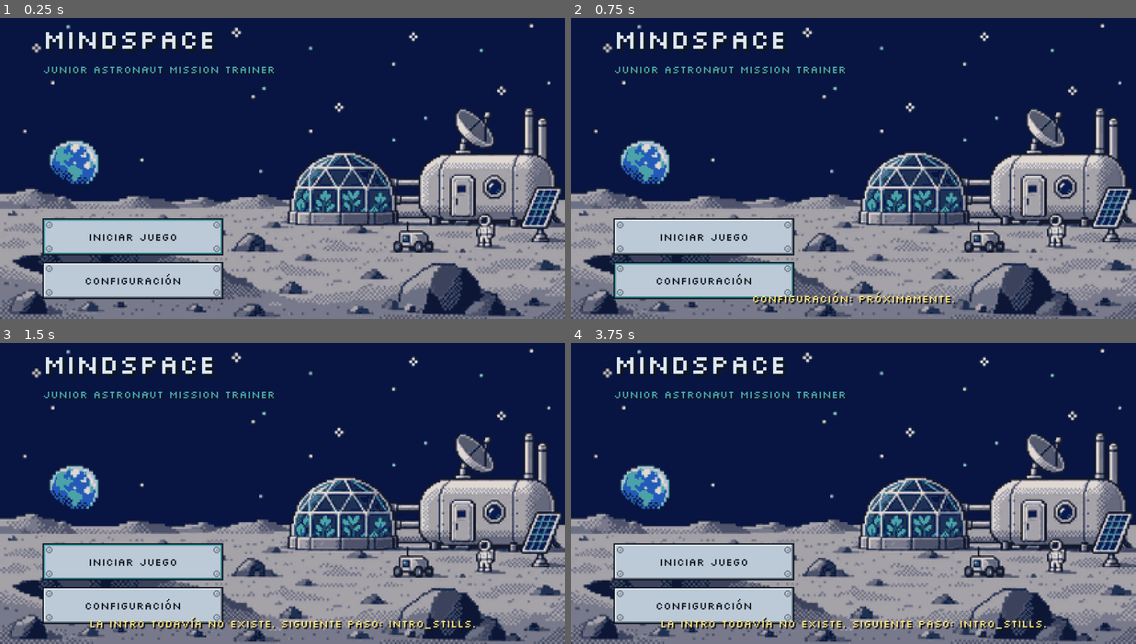
Above: before the commit, frames 1-4 (two rows, left to right).
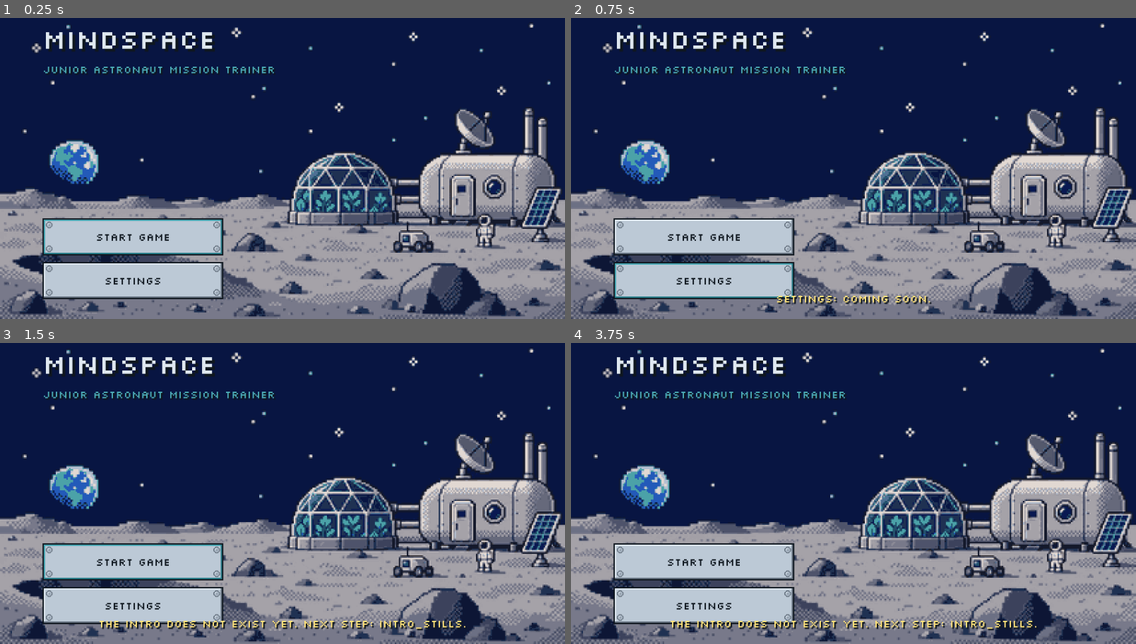
Above: after the commit, the same moments.

Repository: Aurora-Moorealis/MindSpace
Game: Godot game, scene res://scenes/welcome/welcome.tscn
Same seed, same stepped clock (60 frames per second), same inputs: the game is played once before the commit and once after it.
Inputs (mouse positions are in pixels of both pictures, inside the frame that each line leads up to):
- Up to frame 1 (0.25 s): no input
- Up to frame 2 (0.75 s): click "Configuración" (after the commit: "Settings") at 0.5 s
- Up to frame 3 (1.5 s): click "Iniciar juego" (after the commit: "Start game") at 1.25 s
- Up to frame 4 (3.75 s): click "Iniciar juego" (after the commit: "Start game") at 2 s; click "Iniciar juego" (after the commit: "Start game") at 2.75 s; tap Enter at 3.5, 3.6 s; move the mouse to (977, 469) at 3.52 s; click (977, 469) at 3.67 s

The runs differ from the first frame. In frame 1, 0.4% of the frame differs, in the area x 15-32%, y 71-89%; in frame 2, 1.1%; in frame 3, 1.5%, in the area x 15-85%, y 71-96%; in frame 4, 1.5%.

Commit message:
chore: Moved the menu UI and comments to English
The code-language rule requires English for comments, log messages and player-facing text. Localisation, when needed, will go through the translation system.

Diff:
--- a/game/scenes/welcome/welcome.gd
+++ b/game/scenes/welcome/welcome.gd
@@ -1,21 +1,21 @@
 extends Control
-## Menú de entrada del juego.
+## Game's entry menu.
 ##
-## Pantalla de título con las acciones principales. Forma parte del punto 20 del
-## diseño formal (`docs/designs/junior-astronauta-outpost-lunar.md`), que todavía
-## prevé añadir aquí el selector de misión: 1 misión jugable y 2 filas grises
-## "coming soon" (ver `docs/future/selector-mision.md`).
+## Title screen with the main actions. It is part of item 20 of the formal
+## design (`docs/designs/junior-astronauta-outpost-lunar.md`), which still plans
+## to add the mission selector here: 1 playable mission and 2 grey "coming soon"
+## rows (see `docs/future/selector-mision.md`).
 
-## Escena a la que lleva "Iniciar juego" cuando exista.
+## Scene the "Start game" button goes to once it exists.
 const START_SCENE: String = "res://scenes/intro_stills/intro_stills.tscn"
 
-## Escena a la que lleva "Configuración" cuando exista.
+## Scene the "Settings" button goes to once it exists.
 const SETTINGS_SCENE: String = "res://scenes/settings/settings.tscn"
 
-## Segundos que el aviso permanece visible antes de desvanecerse.
+## Seconds the toast stays visible before fading out.
 const TOAST_HOLD_SECONDS: float = 2.0
 
-## Segundos que tarda el aviso en desaparecer.
+## Seconds the toast takes to disappear.
 const TOAST_FADE_SECONDS: float = 0.4
 
 @onready var _play_button: Button = %PlayButton
@@ -33,17 +33,17 @@
 	if ResourceLoader.exists(START_SCENE):
 		get_tree().change_scene_to_file(START_SCENE)
 		return
-	_show_toast("La intro todavía no existe. Siguiente paso: intro_stills.")
+	_show_toast("The intro does not exist yet. Next step: intro_stills.")
 
 
 func _on_options_pressed() -> void:
 	if ResourceLoader.exists(SETTINGS_SCENE):
 		get_tree().change_scene_to_file(SETTINGS_SCENE)
 		return
-	_show_toast("Configuración: próximamente.")
+	_show_toast("Settings: coming soon.")
 
 
-## Muestra un aviso temporal en la parte baja del menú.
+## Shows a temporary toast at the bottom of the menu.
 func _show_toast(message: String) -> void:
 	_toast.text = message
 	if _toast_tween != null and _toast_tween.is_valid():
--- a/game/scenes/welcome/welcome.tscn
+++ b/game/scenes/welcome/welcome.tscn
@@ -67,14 +67,14 @@
 custom_minimum_size = Vector2(272, 56)
 layout_mode = 2
 size_flags_horizontal = 0
-text = "Iniciar juego"
+text = "Start game"
 
 [node name="OptionsButton" type="Button" parent="Ui/Column"]
 unique_name_in_owner = true
 custom_minimum_size = Vector2(272, 56)
 layout_mode = 2
 size_flags_horizontal = 0
-text = "Configuración"
+text = "Settings"
 
 [node name="Toast" type="Label" parent="."]
 unique_name_in_owner = true
